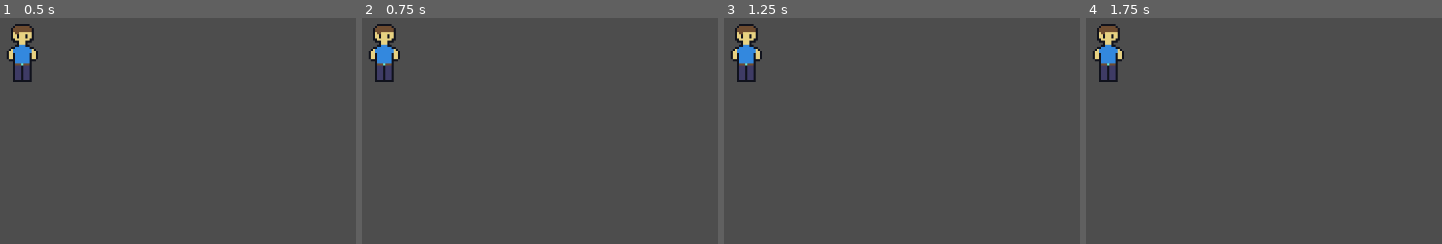
Above: before the commit, frames 1-4 (left to right).
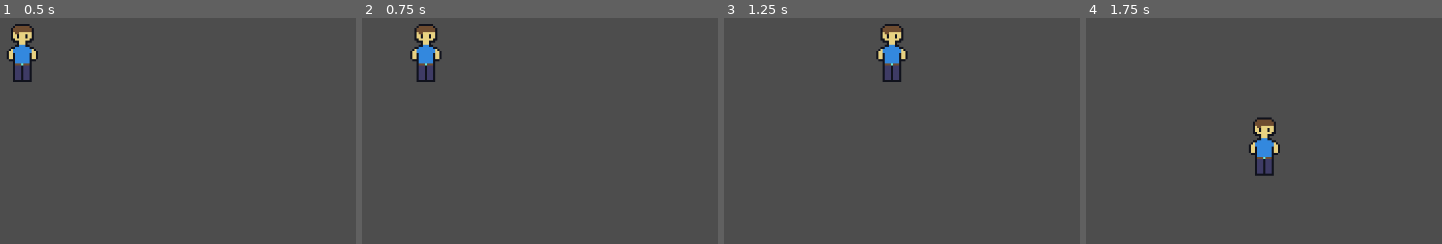
Above: after the commit, the same moments.

Repository: P3anutBu113r/glichlands-game
Game: Godot game, scene res://scenes/world.tscn
The game is run twice, just before and just after one commit, with the same random seed, the same clock (stepped at 60 frames per second) and the same inputs.
Inputs:
- Up to frame 1 (0.5 s): no input
- Up to frame 2 (0.75 s): tap Enter at 0.5 s; hold Right (ui_right) from 0.53 s (still down)
- Up to frame 3 (1.25 s): keep holding Right (ui_right)
- Up to frame 4 (1.75 s): release Right (ui_right) at 1.28 s; hold Down (ui_down) from 1.28 s (still down)

Frame 1 is identical in both runs. In frame 2, 2.7% of the frame differs, in the area x 1-23%, y 2-29%; in frame 3, 2.6%; in frame 4, 2.7%, in the area x 1-55%, y 2-70%.

Commit message:
little session

Diff:
--- a/scenes/character.gd
+++ b/scenes/character.gd
@@ -1,22 +1,47 @@
 extends CharacterBody2D
 
 const speed = 100
+var current_dirrection = "none"
 
 func _physics_process(delta):
-	pass
+	player_movement(delta)
+
 
 func player_movement(delta):
 
 	if Input.is_action_pressed("ui_right"):
+		current_dirrection = "right"
+		playanimation(1)
 		velocity.x = speed
 		velocity.y = 0
 	elif Input.is_action_pressed("ui_left"):
+		current_dirrection = "left"
+		playanimation(1)
 		velocity.x = -speed
 		velocity.y = 0
 	elif Input.is_action_pressed("ui_down"):
+		current_dirrection = "down"
+		playanimation(1)
+		velocity.x = 0
+		velocity.y = speed
+	elif Input.is_action_pressed("ui_up"):
+		current_dirrection = "up"
+		playanimation(1)
 		velocity.x = 0
 		velocity.y = -speed
-	elif Input.is_action_pressed("ui_up"):
+	else:
+		playanimation(0)
 		velocity.x = 0
-		velocity.y = speed
-		print('hi')
+		velocity.y = 0
+
+	move_and_slide()
+
+func playanimation(movement):
+	var dir = current_dirrection
+	var anim = $AnimatedSprite2D
+	if dir == "down":
+		anim.flip_h = false
+		if movement == 1:
+			null
+		if movement == 0:
+			anim.play("down idle")
--- a/scenes/character.tscn
+++ b/scenes/character.tscn
@@ -21,7 +21,7 @@
 "texture": SubResource("AtlasTexture_nyxsg")
 }],
 "loop": true,
-"name": &"default",
+"name": &"down idle",
 "speed": 0.75
 }]
 
@@ -33,7 +33,7 @@
 
 [node name="AnimatedSprite2D" type="AnimatedSprite2D" parent="."]
 sprite_frames = SubResource("SpriteFrames_ncipj")
-frame_progress = 0.460081
+animation = &"down idle"
 
 [node name="CollisionShape2D" type="CollisionShape2D" parent="."]
 position = Vector2(0.5, -0.25)
